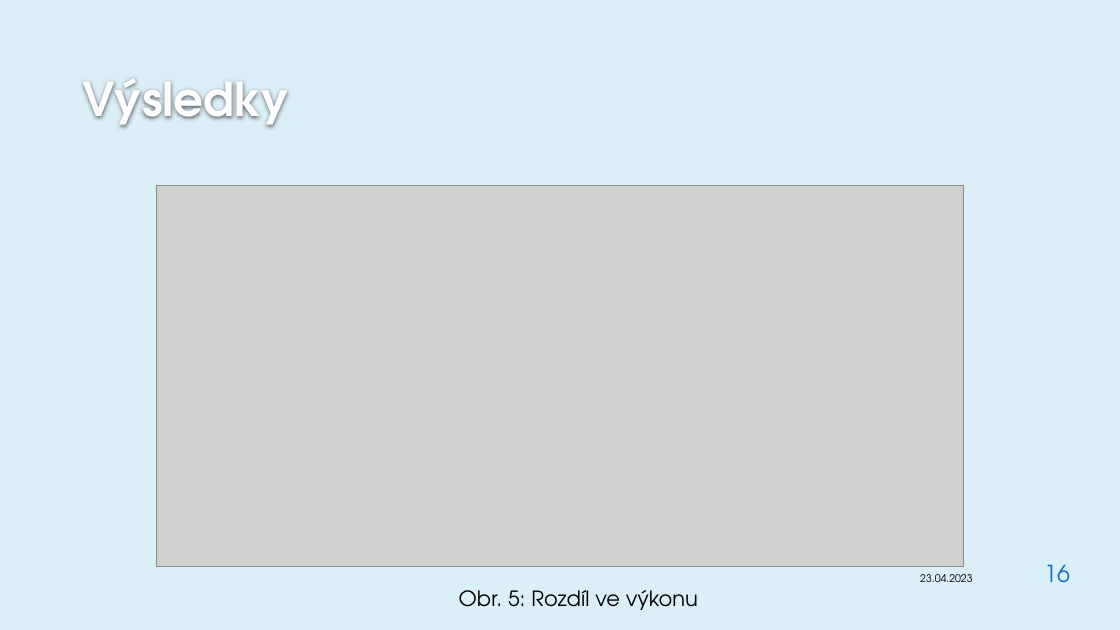
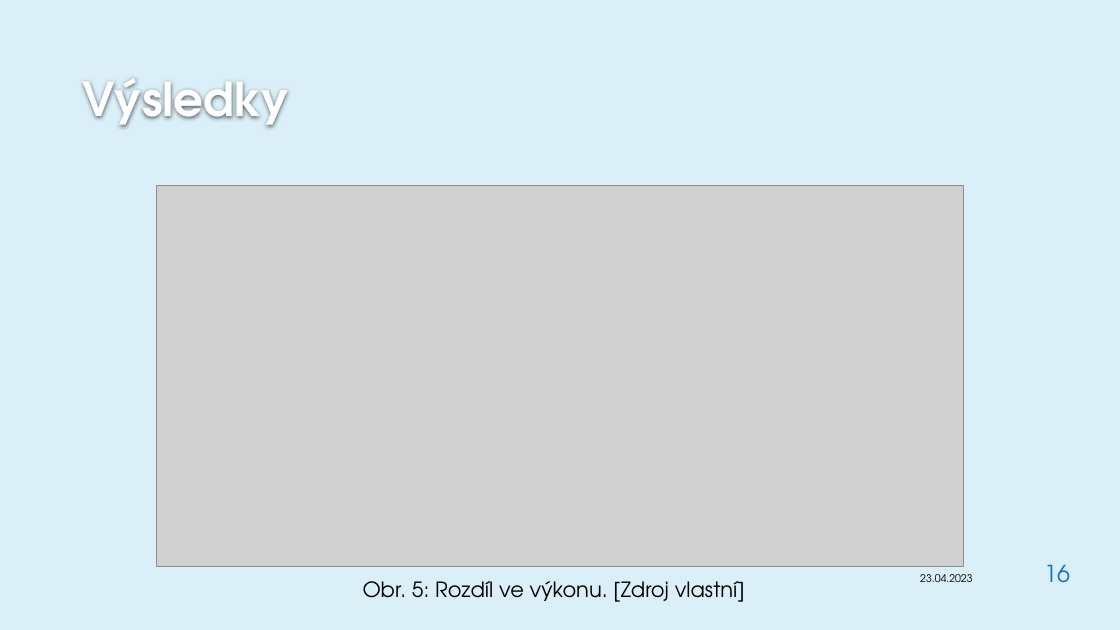
Before and after one commit to JanaCZek/diplomka, a slide deck: slide 16 of Dokumentace/obhajoba/janecka.pptx. Drawn at 1120x630 pixels with LibreOffice and Linux fonts; fonts in the diff are those of the drawing; grey boxes stand for pictures; background and template pictures are left out. Boxes give left, top, right and bottom in pixels: in the first picture for what was removed or moved away, otherwise in the second. Text is boxed around its words. In the diff, an @@ line names an element or a change of style, - is before the commit and + after.

```diff
--- a/Dokumentace/obhajoba/janecka.pptx
+++ b/Dokumentace/obhajoba/janecka.pptx
@@ text at box(363, 581, 745, 602): text changed @@
-Obr. 5: Rozdíl ve výkonu
+Obr. 5: Rozdíl ve výkonu. [Zdroj vlastní]
```
Also in this commit, not shown: 5 other slides changed, 4 other files.
